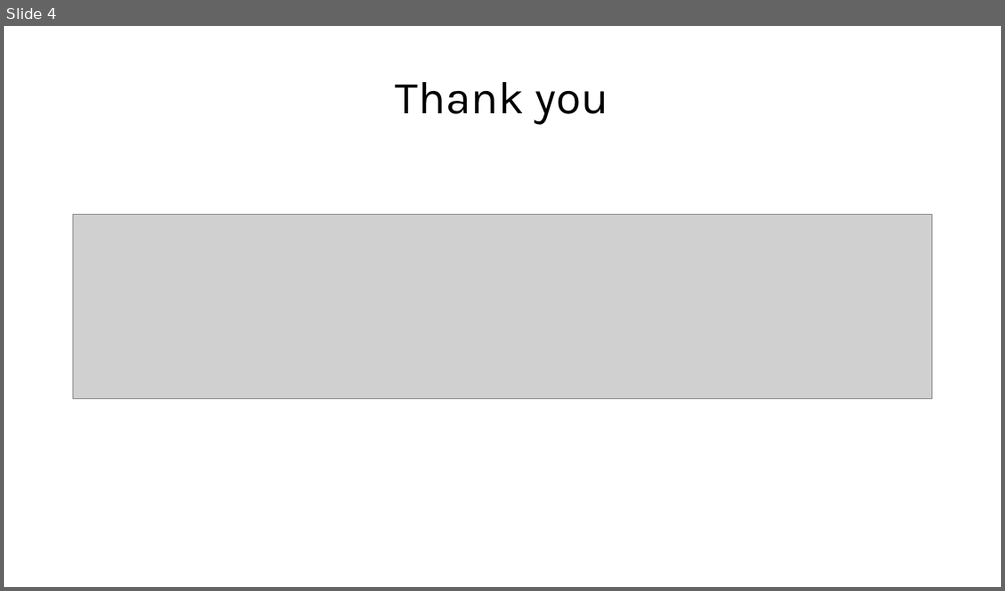
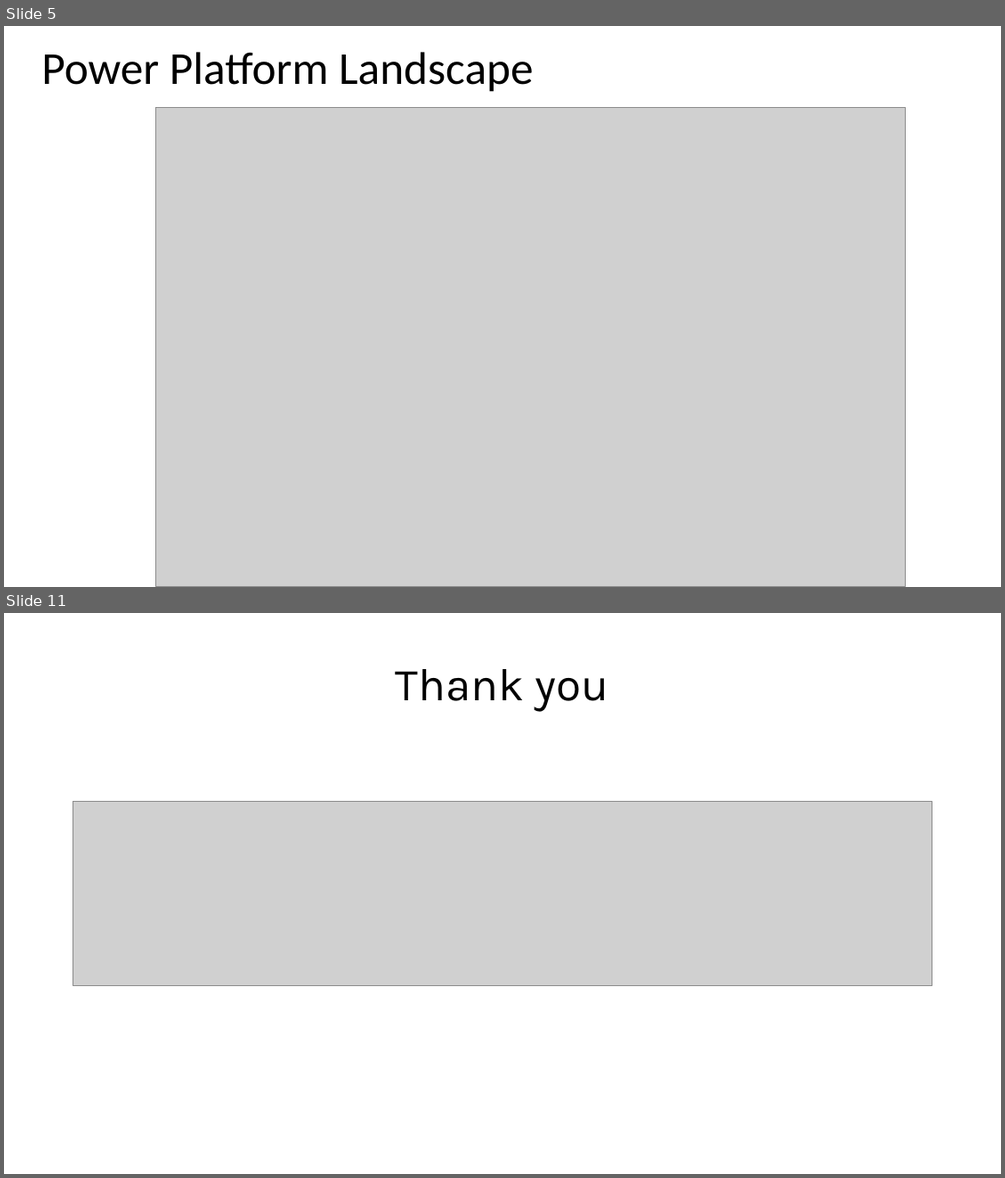
Before and after one commit to ramimounla/GlobalPowerPlatformBootcamp, a slide deck: Slides/Eric Regnier - Unify your data with CDS - 300 GPPB Wellington.pptx. Shown one above the other, each under a label of ours: slide 4 before the commit, slides 5 and 11 after it; the slides between them are not shown. The pictures are 1005x591 and 1005x1178 pixels, drawn with LibreOffice and Linux fonts; fonts in the diff are those of the drawing; grey boxes stand for pictures; background and template pictures are left out. Boxes give left, top, right and bottom in pixels: in the first picture for what was removed or moved away, otherwise in the second. Text is boxed around its words. In the diff, an @@ line names an element or a change of style, - is before the commit and + after.

```diff
--- a/Slides/Eric Regnier - Unify your data with CDS - 300 GPPB Wellington.pptx
+++ b/Slides/Eric Regnier - Unify your data with CDS - 300 GPPB Wellington.pptx
@@ slide 5 added at bbox=[4, 26, 1001, 587], background picture (left out) @@
@@ title added at bbox=[41, 52, 533, 92], 44 pt, text #000000 @@
+Power Platform Landscape
@@ picture added at bbox=[156, 108, 906, 586] @@
@@ what was slide 4 is now slide 11 @@
```
Also in this commit, not shown: 1 slide changed, 8 other slides added, 2 slides removed, 1 other file.
